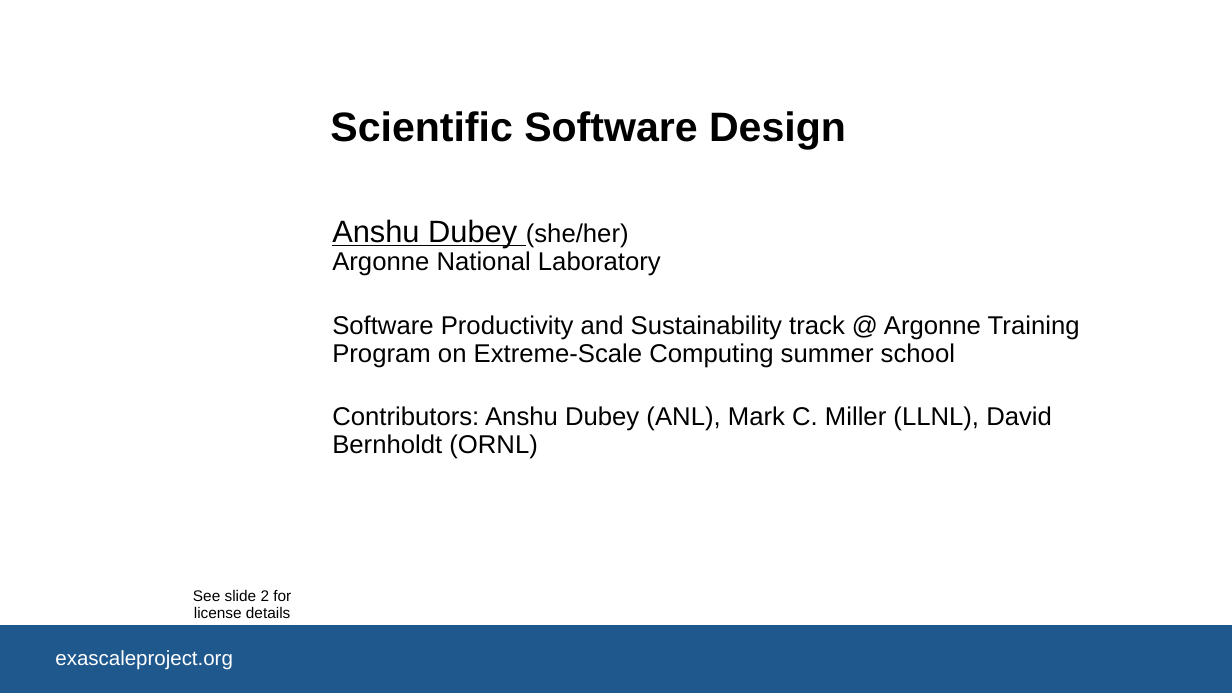
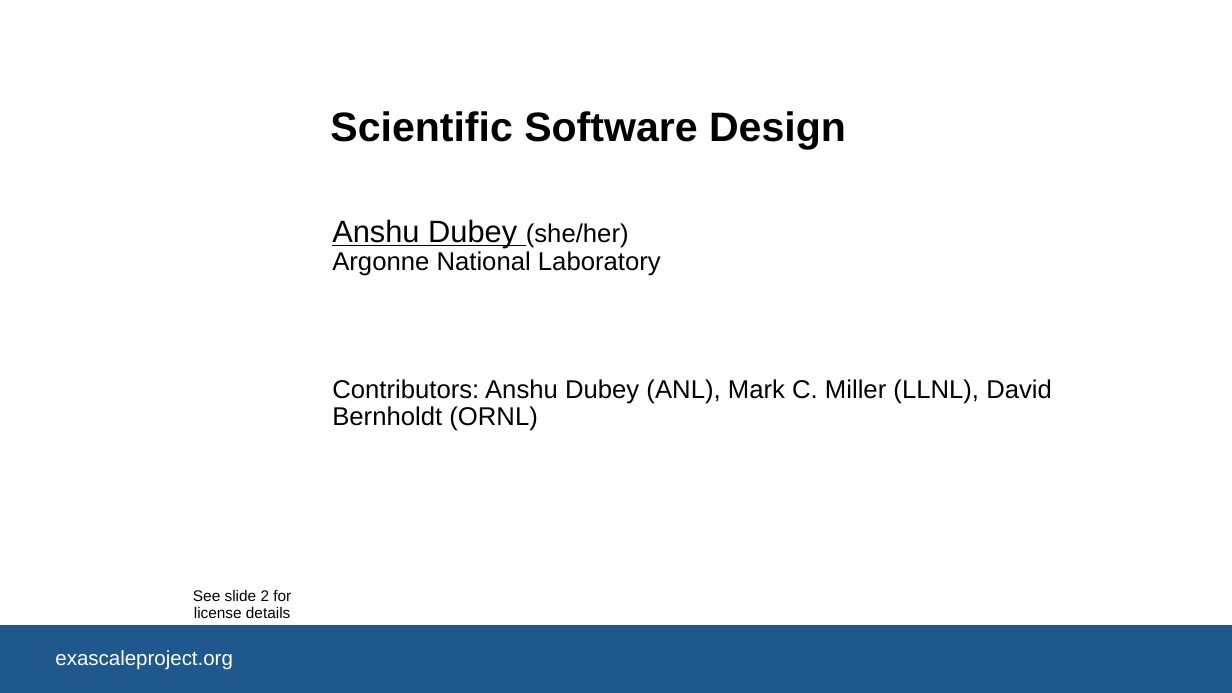
Before and after one commit to bssw-tutorial/presentations, a slide deck: slide 1 of design-a.pptx. Drawn at 1232x693 pixels with LibreOffice and Linux fonts; fonts in the diff are those of the drawing; background and template pictures are left out. Boxes give left, top, right and bottom in pixels: in the first picture for what was removed or moved away, otherwise in the second. Text is boxed around its words. In the diff, an @@ line names an element or a change of style, - is before the commit and + after.

Commit message:
update design

```diff
--- a/design-a.pptx
+++ b/design-a.pptx
@@ subtitle at (332, 315, 1080, 368): paragraph removed @@
-Software Productivity and Sustainability track @ Argonne Training Program on Extreme-Scale Computing summer school
```
Also in this commit, not shown: 8 slides added, 6 slides removed.
